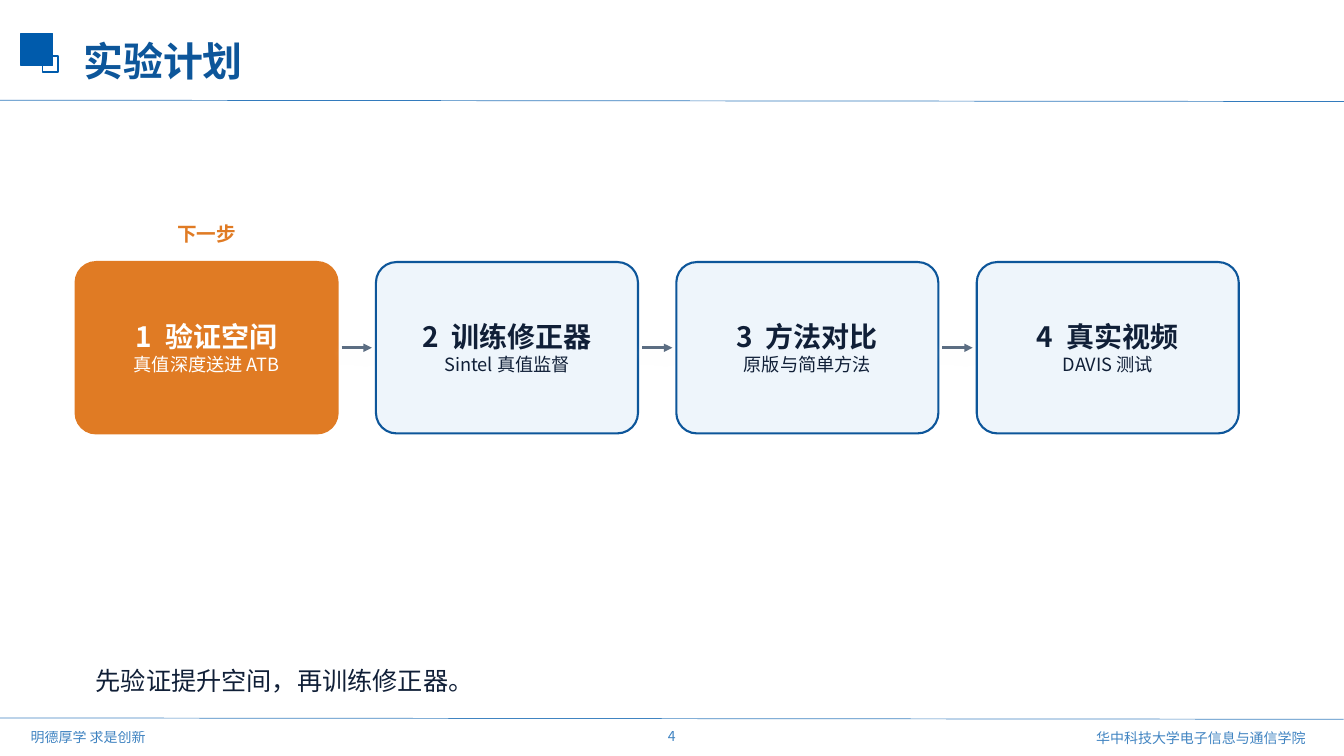
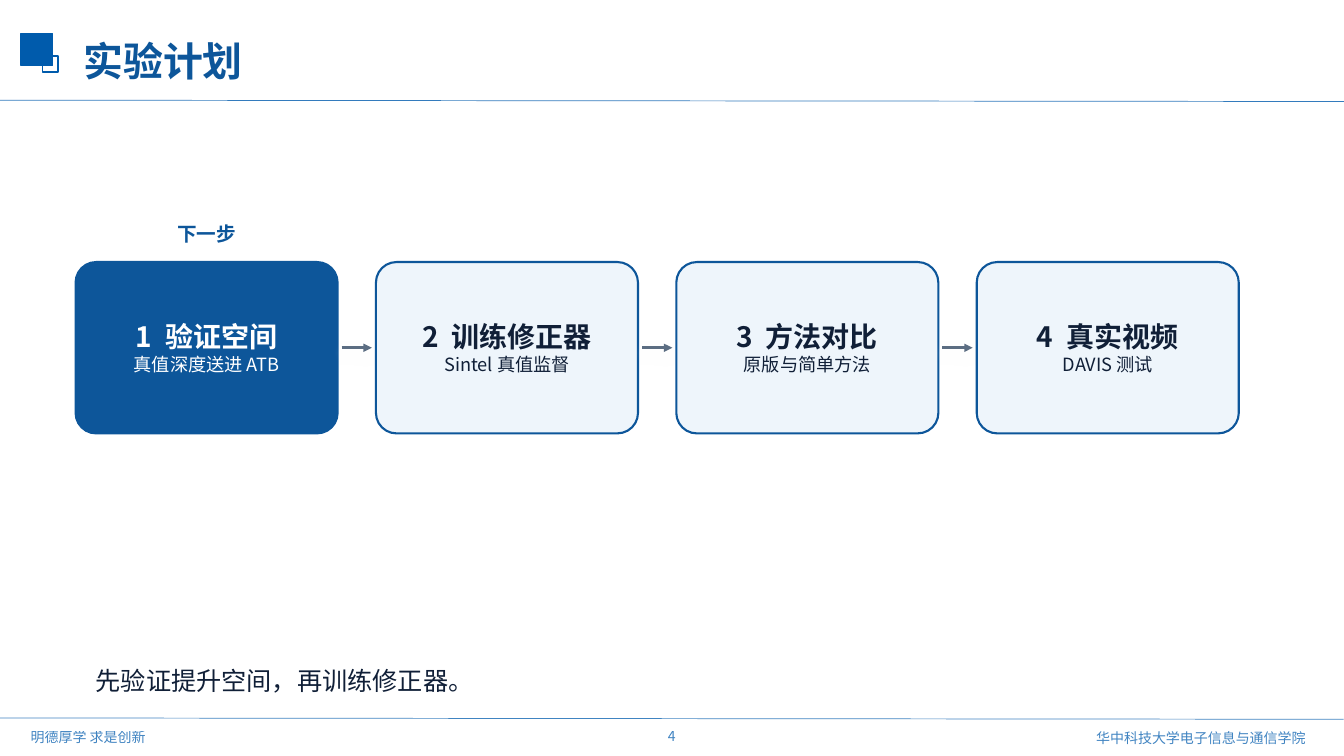
Before and after one commit to mengmcy1/OPPO-depth-guided-video-bokeh, a slide deck: slide 4 of 汇报/2026-10-23_ATB进展与FlashReFocus/FlashReFocus_论文介绍_1023.pptx. Drawn at 1344x756 pixels with LibreOffice and Linux fonts; fonts in the diff are those of the drawing; background and template pictures are left out. Boxes give left, top, right and bottom in pixels: in the first picture for what was removed or moved away, otherwise in the second. Text is boxed around its words. In the diff, an @@ line names an element or a change of style, - is before the commit and + after.

```diff
--- a/汇报/2026-10-23_ATB进展与FlashReFocus/FlashReFocus_论文介绍_1023.pptx
+++ b/汇报/2026-10-23_ATB进展与FlashReFocus/FlashReFocus_论文介绍_1023.pptx
@@ text "下一步" at (x1=177, y1=224, x2=236, y2=243): text colour #E07B24 to #0D569A @@
@@ rounded rectangle "1 验证空间" at (x1=76, y1=262, x2=338, y2=434): fill #E07B24 to #0D569A; outline #E07B24 1.5 pt to #0D569A 1.5 pt @@
```
Also in this commit, not shown: 1 other slide changed.
